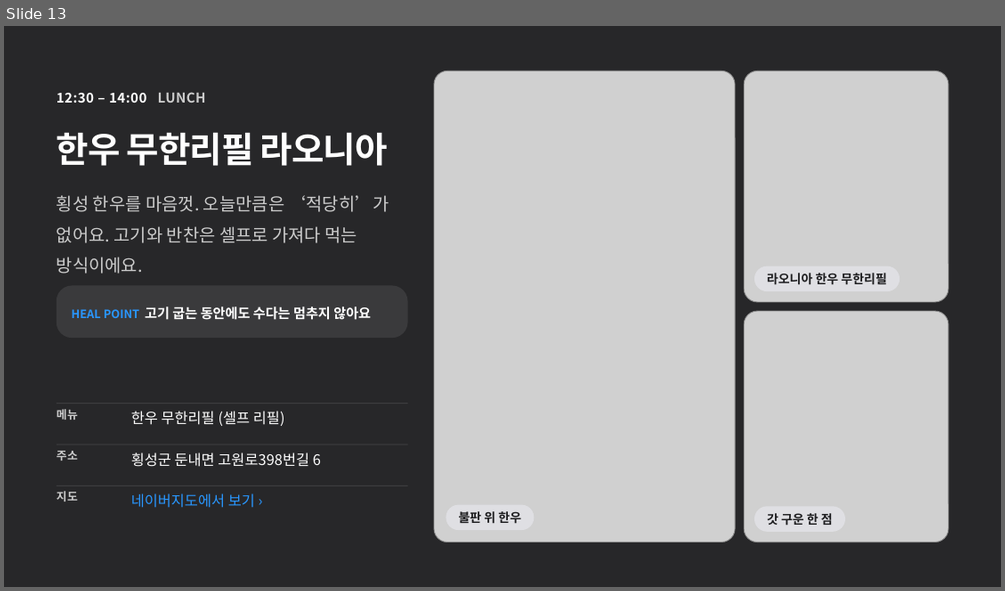
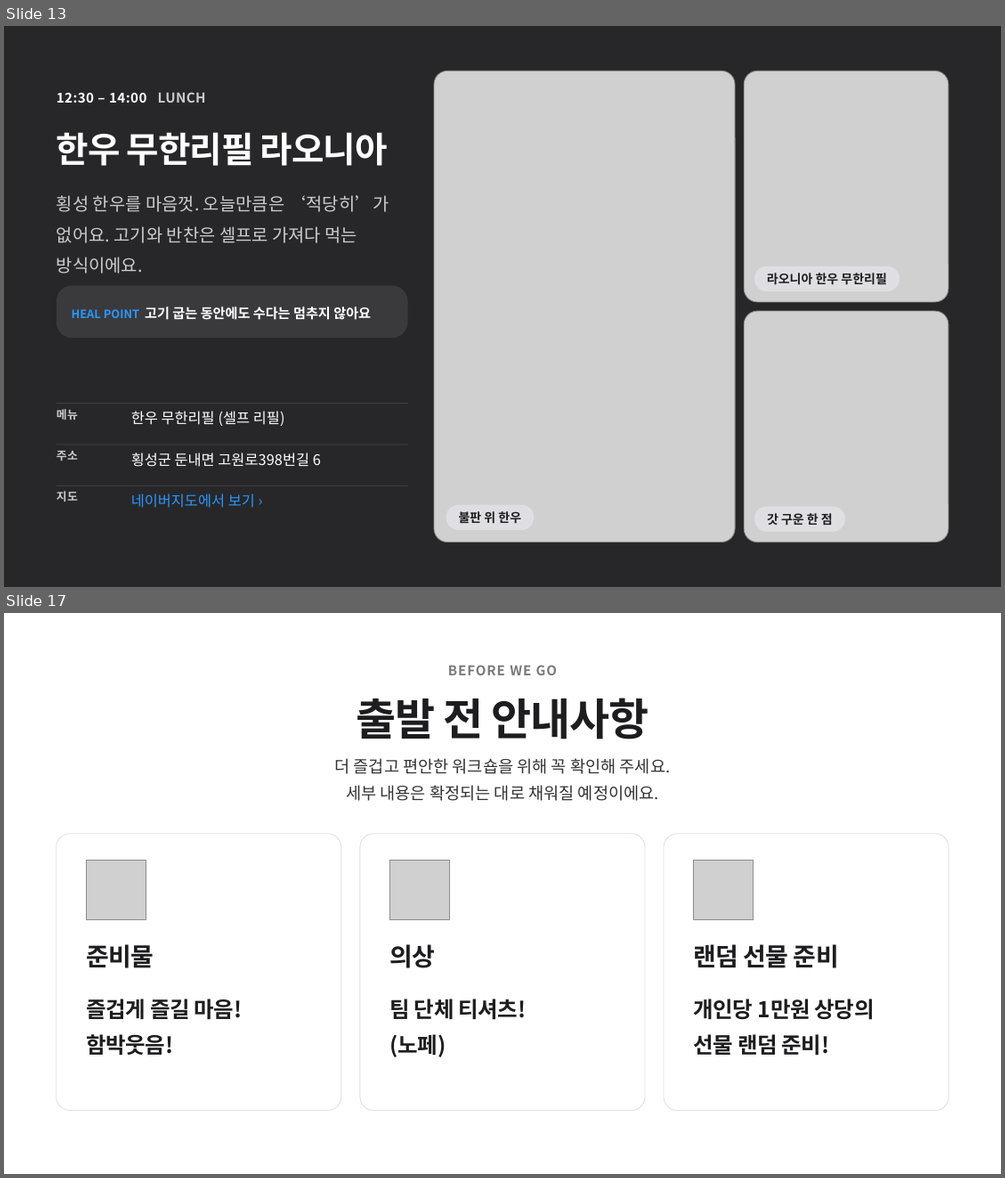
Before and after one commit to wvcsr/gipa-workshop-2026, a slide deck: 기파팀_하반기_워크샵_안내서.pptx. Shown one above the other, each under a label of ours: slide 13 before the commit, slides 13 and 17 after it; the slides between them are not shown. The pictures are 1005x591 and 1005x1178 pixels, drawn with LibreOffice and Linux fonts; fonts in the diff are those of the drawing; grey boxes stand for pictures. Boxes give left, top, right and bottom in pixels: in the first picture for what was removed or moved away, otherwise in the second. Text is boxed around its words. In the diff, an @@ line names an element or a change of style, - is before the commit and + after.

```diff
--- a/기파팀_하반기_워크샵_안내서.pptx
+++ b/기파팀_하반기_워크샵_안내서.pptx
@@ slide 17 added at [4,613,1001,1174], background #FFFFFF @@
@@ text added at [448,665,557,675], 13 pt, text #7A7A7A, bold @@
+BEFORE WE GO
@@ text added at [356,698,648,739], 42 pt, text #1D1D1F, bold @@
+출발 전 안내사항
@@ text added at [334,758,671,801], 16 pt, text #333333 @@
+더 즐겁고 편안한 워크숍을 위해 꼭 확인해 주세요.
+세부 내용은 확정되는 대로 채워질 예정이에요.
@@ rounded rectangle added at [57,834,341,1111], fill #FFFFFF, outline #E0E0E0 0.75 pt @@
@@ rounded rectangle added at [360,834,645,1111], fill #FFFFFF, outline #E0E0E0 0.75 pt @@
@@ rounded rectangle added at [663,834,948,1111], fill #FFFFFF, outline #E0E0E0 0.75 pt @@
@@ picture added at [86,860,146,919] @@
@@ picture added at [390,860,450,919] @@
@@ picture added at [694,860,753,919] @@
@@ text added at [86,944,154,968], 24 pt, text #1D1D1F, bold @@
+준비물
@@ text added at [390,944,436,968], 24 pt, text #1D1D1F, bold @@
+의상
@@ text added at [694,944,839,968], 24 pt, text #1D1D1F, bold @@
+랜덤 선물 준비
@@ text added at [86,998,243,1054], 21 pt, text #1D1D1F, bold @@
+즐겁게 즐길 마음!
+함박웃음!
@@ text added at [390,998,526,1057], 21 pt, text #1D1D1F, bold @@
+팀 단체 티셔츠!
+(노페)
@@ text added at [694,998,874,1055], 21 pt, text #1D1D1F, bold @@
+개인당 1만원 상당의
+선물 랜덤 준비!
```
Also in this commit, not shown: 8 slides changed, 1 other slide added, 2 slides removed, 6 other files.
